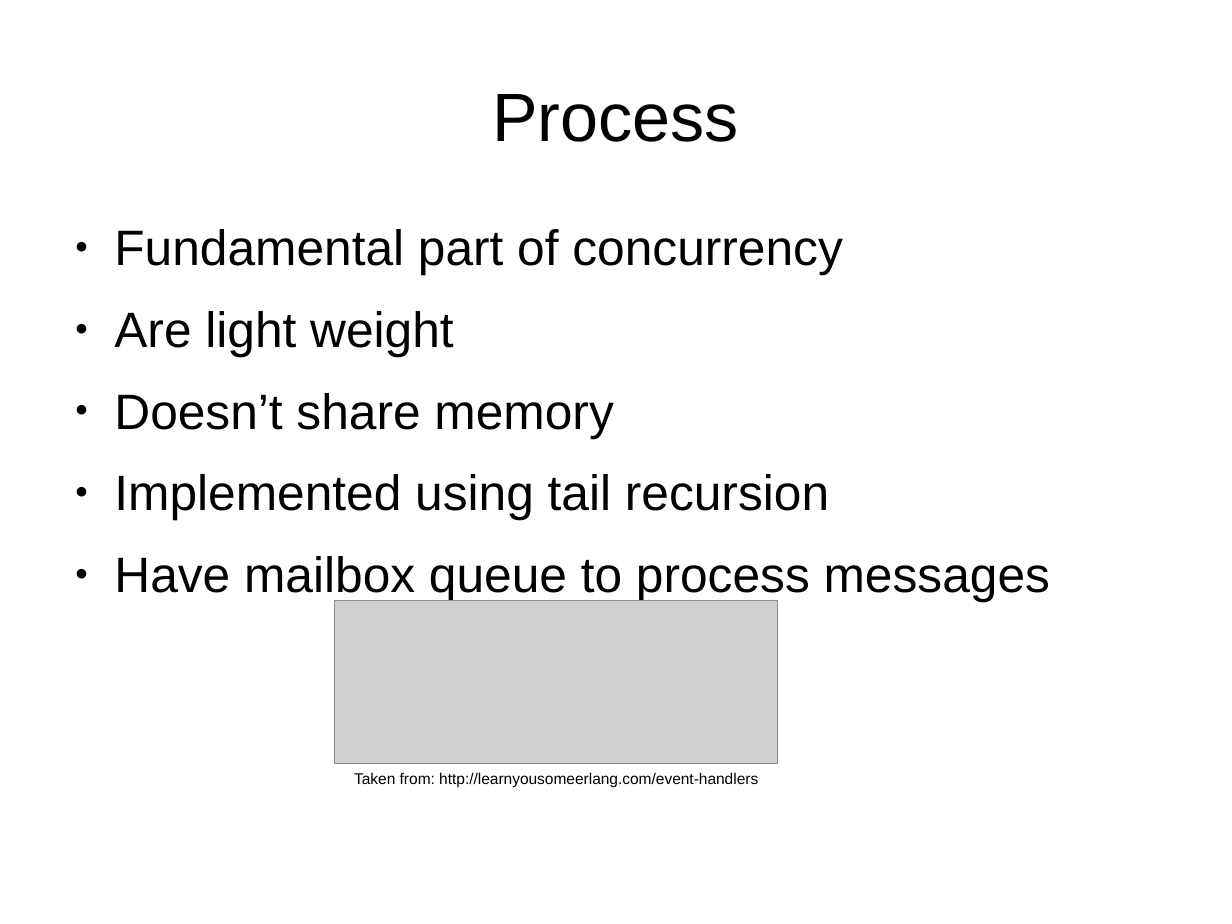
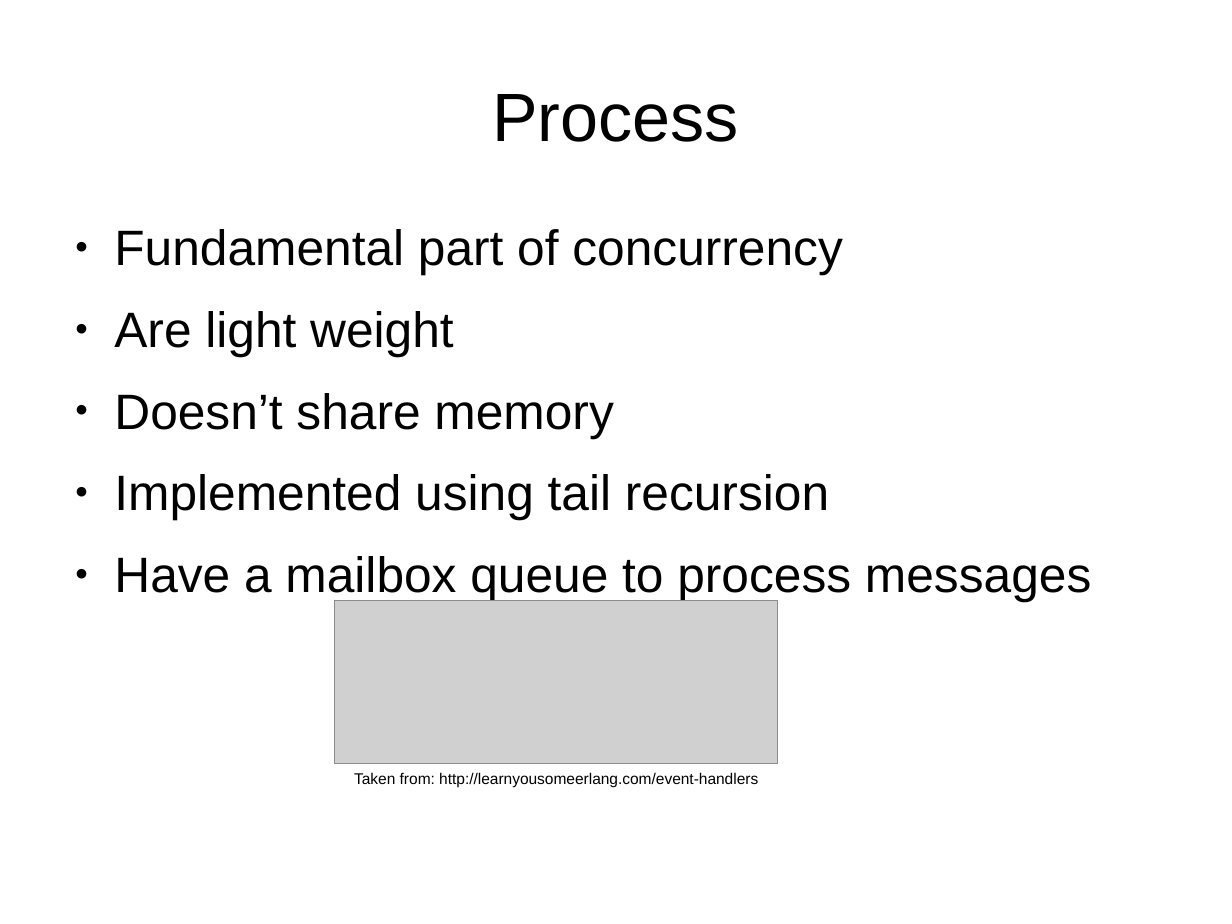
Before and after one commit to ramortegui/talks, a slide deck: slide 18 of concurrent-programming.odp. Drawn at 1232x924 pixels with LibreOffice and Linux fonts; fonts in the diff are those of the drawing; grey boxes stand for pictures. Boxes give left, top, right and bottom in pixels: in the first picture for what was removed or moved away, otherwise in the second. Text is boxed around its words. In the diff, an @@ line names an element or a change of style, - is before the commit and + after.

```diff
--- a/concurrent-programming.odp
+++ b/concurrent-programming.odp
@@ text at bbox=[114, 556, 1091, 601]: text changed @@
-● Have mailbox queue to process messages
+● Have a mailbox queue to process messages
```
Also in this commit, not shown: 8 other slides changed, 27 other files.
